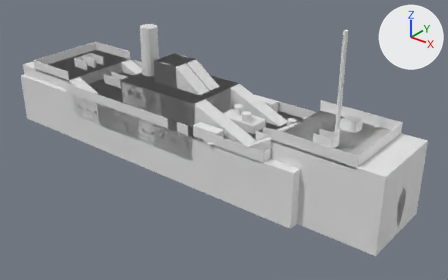
Two versions of the glTF model authoring/steamer/steamer.glb, one commit apart.
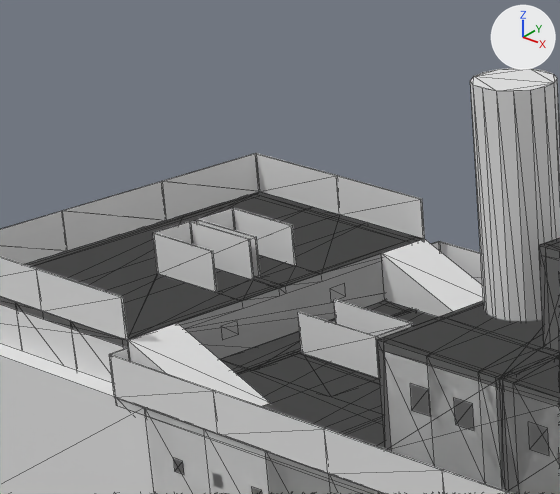
The first picture shows the older version from a camera (50 mm lens) standing at (38.3, -43.2, 24.5) and looking at (3.8, -0.1, -2.2). The close-ups show the older and then the newer version on the part from 9% to 35% of the width and 4% to 40% of the height of that picture. Only the edits that show in the close-ups are written down. The axes (+X, +Y, +Z) are drawn at upper right. The lights are the same throughout. The close-ups show mesh edges as thin lines. Objects named as collision shapes, trigger or cutter boxes, shadow casters or lower levels of detail are left out. Where no turn or scale is listed for an object, it has been applied to the vertices.

The older version as bpy lines, for what is in view:
```python
me_0010_section_10 = bpy.data.meshes.new('0010 Section_10')
me_0010_section_10.from_pydata(...)  # 42 vertices, 80 faces; spans x 0.0..0.6, y -5.0..5.0, z -5.4..4.7
me_0011_section_11 = bpy.data.meshes.new('0011 Section_11')
me_0011_section_11.from_pydata(...)  # 42 vertices, 80 faces; spans x 0.0..0.4, y -5.0..5.0, z -5.4..4.7
me_0034_railing_aft_companionway_port = bpy.data.meshes.new('0034 Railing_aft_companionway_port')
me_0034_railing_aft_companionway_port.from_pydata(...)  # a box spanning x -1.3..1.3, y -0.03..0.03, z -0.5..0.5
ob_0010_section_10 = bpy.data.objects.new('0010 Section_10', me_0010_section_10)
ob_0010_section_10.location = (-4.0, 0.0, 0.0)
ob_0011_section_11 = bpy.data.objects.new('0011 Section_11', me_0011_section_11)
ob_0011_section_11.location = (-3.4, 0.0, 0.0)
ob_0034_railing_aft_companionway_port = bpy.data.objects.new('0034 Railing_aft_companionway_port', me_0034_railing_aft_companionway_port)
ob_0034_railing_aft_companionway_port.location = (-11.55, 0.55, 0.5)
# also in view: '0035 Railing_aft_companionway_starboard' at (-11.6, -0.6, 0.5); '0009 Railing_main_starboard_aft_2' at (-5.2, -5.0, 0.5); '0014 Cell_deckhouse_cabins' at (-5.2, 0.0, 1.2); '0020 Platform_poop_deck_1' at (-15.5, 2.8, 1.1); '0009 Section_9' at (-4.8, 0.0, -1.5)
```
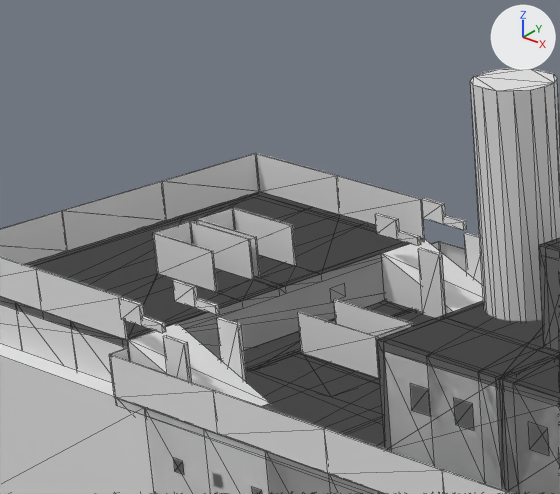
Where the newer file only moved an object's origin or applied its transform, the numbers keep the older frame.

Boxes (x1, y1, x2, y2) around the edits, measured in the close-ups (560 x 494 px):
'0129 Blocker_side_poop_port_hi0_2', added
    after: (418, 248, 446, 318)
'0132 Blocker_side_poop_starboard_lo0_2', added
    after: (217, 317, 247, 382)
'0135 Blocker_side_poop_starboard_hi0_2', added
    after: (163, 335, 192, 382)
'0126 Blocker_side_poop_port_lo0_2', added
    after: (464, 232, 483, 286)
'0133 Blocker_side_poop_starboard_hi0_0', added
    after: (119, 297, 144, 326)
'0130 Blocker_side_poop_starboard_lo0_0', added
    after: (173, 280, 198, 308)
'0127 Blocker_side_poop_port_hi0_0', added
    after: (375, 213, 400, 240)
'0124 Blocker_side_poop_port_lo0_0', added
    after: (421, 198, 446, 224)
'0134 Blocker_side_poop_starboard_hi0_1', added
    after: (141, 316, 166, 333)
'0131 Blocker_side_poop_starboard_lo0_1', added
    after: (195, 298, 220, 315)
'0128 Blocker_side_poop_port_hi0_1', added
    after: (397, 230, 421, 246)
'0125 Blocker_side_poop_port_lo0_1', added
    after: (443, 215, 467, 230)

Diff of the bpy script that builds the scene:
```diff
--- a/authoring/steamer/steamer.glb.py
+++ b/authoring/steamer/steamer.glb.py
@@ ob_0135_blocker_side_poop_starboard_hi0_2 @@
+ob_0135_blocker_side_poop_starboard_hi0_2 = bpy.data.objects.new('0135 Blocker_side_poop_starboard_hi0_2', me_0135_blocker_side_poop_starboard_hi0_2)  # a box spanning x -0.35..0.35, y -0.05..0.05, z -0.82..0.82
+ob_0135_blocker_side_poop_starboard_hi0_2.location = (-12.23, -4.55, 0.82)
@@ ob_0134_blocker_side_poop_starboard_hi0_1 @@
+ob_0134_blocker_side_poop_starboard_hi0_1 = bpy.data.objects.new('0134 Blocker_side_poop_starboard_hi0_1', me_0134_blocker_side_poop_starboard_hi0_1)  # a box spanning x -0.354..0.354, y -0.05..0.05, z -0.103..0.103
+ob_0134_blocker_side_poop_starboard_hi0_1.location = (-12.94, -4.55, 1.81)
@@ ob_0133_blocker_side_poop_starboard_hi0_0 @@
+ob_0133_blocker_side_poop_starboard_hi0_0 = bpy.data.objects.new('0133 Blocker_side_poop_starboard_hi0_0', me_0133_blocker_side_poop_starboard_hi0_0)  # a box spanning x -0.354..0.354, y -0.05..0.05, z -0.245..0.245
+ob_0133_blocker_side_poop_starboard_hi0_0.location = (-13.65, -4.55, 1.96)
@@ ob_0132_blocker_side_poop_starboard_lo0_2 @@
+ob_0132_blocker_side_poop_starboard_lo0_2 = bpy.data.objects.new('0132 Blocker_side_poop_starboard_lo0_2', me_0135_blocker_side_poop_starboard_hi0_2.copy())
+ob_0132_blocker_side_poop_starboard_lo0_2.location = (-12.23, -3.05, 0.82)
@@ ob_0131_blocker_side_poop_starboard_lo0_1 @@
+ob_0131_blocker_side_poop_starboard_lo0_1 = bpy.data.objects.new('0131 Blocker_side_poop_starboard_lo0_1', me_0134_blocker_side_poop_starboard_hi0_1.copy())
+ob_0131_blocker_side_poop_starboard_lo0_1.location = (-12.94, -3.05, 1.81)
@@ ob_0130_blocker_side_poop_starboard_lo0_0 @@
+ob_0130_blocker_side_poop_starboard_lo0_0 = bpy.data.objects.new('0130 Blocker_side_poop_starboard_lo0_0', me_0133_blocker_side_poop_starboard_hi0_0.copy())
+ob_0130_blocker_side_poop_starboard_lo0_0.location = (-13.65, -3.05, 1.96)
@@ ob_0129_blocker_side_poop_port_hi0_2 @@
+ob_0129_blocker_side_poop_port_hi0_2 = bpy.data.objects.new('0129 Blocker_side_poop_port_hi0_2', me_0135_blocker_side_poop_starboard_hi0_2.copy())
+ob_0129_blocker_side_poop_port_hi0_2.location = (-12.23, 3.05, 0.82)
@@ ob_0128_blocker_side_poop_port_hi0_1 @@
+ob_0128_blocker_side_poop_port_hi0_1 = bpy.data.objects.new('0128 Blocker_side_poop_port_hi0_1', me_0134_blocker_side_poop_starboard_hi0_1.copy())
+ob_0128_blocker_side_poop_port_hi0_1.location = (-12.94, 3.05, 1.81)
@@ ob_0127_blocker_side_poop_port_hi0_0 @@
+ob_0127_blocker_side_poop_port_hi0_0 = bpy.data.objects.new('0127 Blocker_side_poop_port_hi0_0', me_0133_blocker_side_poop_starboard_hi0_0.copy())
+ob_0127_blocker_side_poop_port_hi0_0.location = (-13.65, 3.05, 1.96)
@@ ob_0126_blocker_side_poop_port_lo0_2 @@
+ob_0126_blocker_side_poop_port_lo0_2 = bpy.data.objects.new('0126 Blocker_side_poop_port_lo0_2', me_0135_blocker_side_poop_starboard_hi0_2.copy())
+ob_0126_blocker_side_poop_port_lo0_2.location = (-12.23, 4.55, 0.82)
@@ ob_0125_blocker_side_poop_port_lo0_1 @@
+ob_0125_blocker_side_poop_port_lo0_1 = bpy.data.objects.new('0125 Blocker_side_poop_port_lo0_1', me_0134_blocker_side_poop_starboard_hi0_1.copy())
+ob_0125_blocker_side_poop_port_lo0_1.location = (-12.94, 4.55, 1.81)
@@ ob_0124_blocker_side_poop_port_lo0_0 @@
+ob_0124_blocker_side_poop_port_lo0_0 = bpy.data.objects.new('0124 Blocker_side_poop_port_lo0_0', me_0133_blocker_side_poop_starboard_hi0_0.copy())
+ob_0124_blocker_side_poop_port_lo0_0.location = (-13.65, 4.55, 1.96)
```
